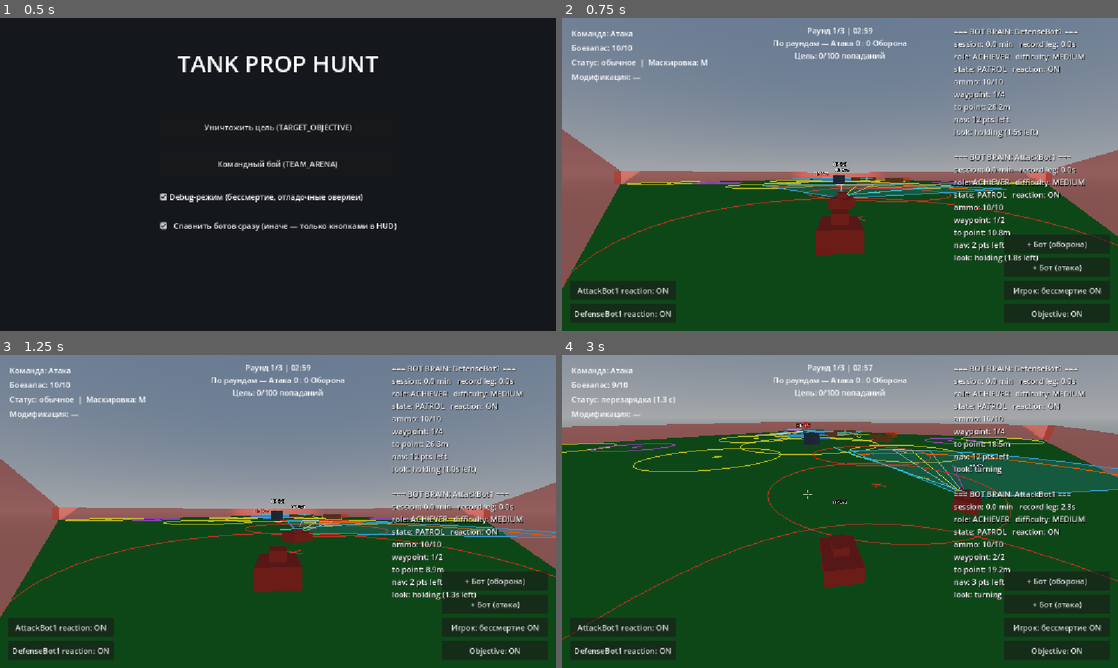
Above: before the commit, frames 1-4 (two rows, left to right).
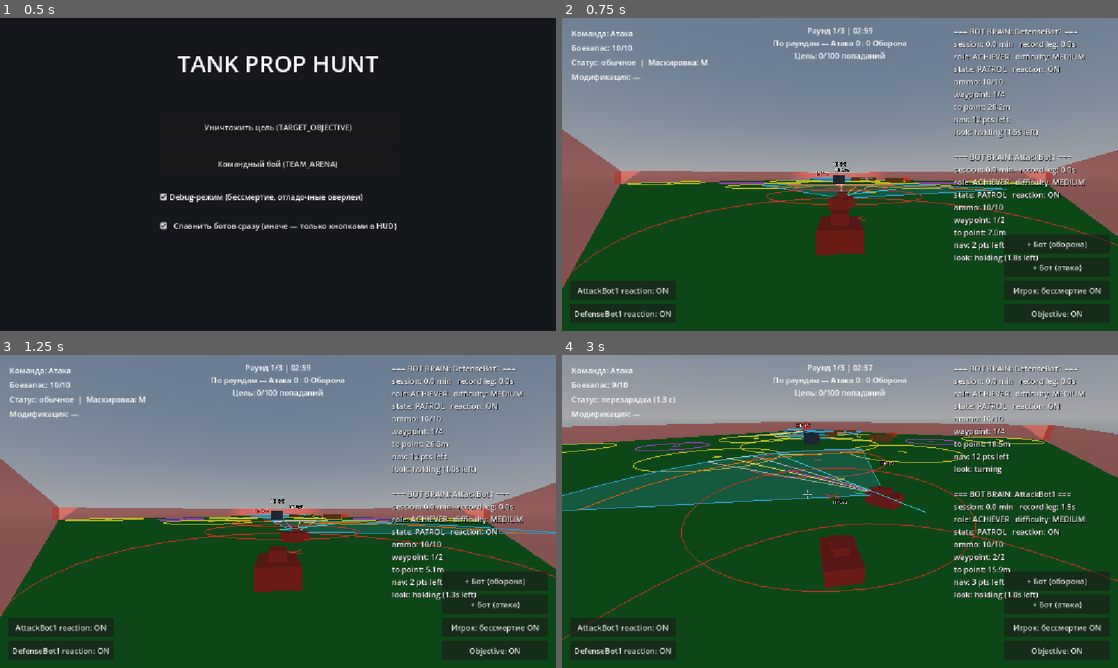
Above: after the commit, the same moments.

Repository: Imadakara/Tanks-Props
Game: Godot game, scene res://scenes/main_menu/MainMenu.tscn
Same seed, same stepped clock (60 frames per second), same inputs: the game is played once before the commit and once after it.
Inputs (mouse positions are in pixels of both pictures, inside the frame that each line leads up to):
- Up to frame 1 (0.5 s): no input
- Up to frame 2 (0.75 s): click "Уничтожить цель (TARGET_OBJEC…" at 0.5 s
- Up to frame 3 (1.25 s): no input
- Up to frame 4 (3 s): tap Enter at 1.25 s; move the mouse to (867, 511) at 1.27 s; press the mouse at (867, 511) at 1.28 s; hold W (move_forward) from 1.28 s (still down); move the mouse to (812, 511) at 2.02 s; release the mouse at (812, 511) at 2.03 s; tap M (toggle_disguise) at 2.1 s; move the mouse to (851, 505) at 2.77 s; tap 1 at 2.85 s

Frame 1 is identical in both runs. In frame 2, 0.6% of the frame differs, in the area x 23-81%, y 52-70%; in frame 3, 1.1%; in frame 4, 13%, in the area x 0-100%, y 26-79%.

Commit message:
wpt pos fix

Diff:
--- a/scenes/maps/TargetObjectiveMap.tscn
+++ b/scenes/maps/TargetObjectiveMap.tscn
@@ -142,12 +142,12 @@
 transform = Transform3D(1, 0, 0, 0, 1, 0, 0, 0, 1, 6, 0.625, -22.5)
 
 [node name="AttackWaypoint1" type="Node3D" parent="." unique_id=1592442195]
-transform = Transform3D(1, 0, 0, 0, 1, 0, 0, 0, 1, 21, 0, 16)
+transform = Transform3D(1, 0, 0, 0, 1, 0, 0, 0, 1, 19.686806, 0, 19.737545)
 script = ExtResource("8_execi")
 radius = 7.5
 
 [node name="AttackWaypoint2" type="Node3D" parent="." unique_id=487532425]
-transform = Transform3D(1, 0, 0, 0, 1, 0, 0, 0, 1, 14, 0, 4)
+transform = Transform3D(1, 0, 0, 0, 1, 0, 0, 0, 1, 11.373611, 0, 11.374084)
 script = ExtResource("8_execi")
 radius = 7.5
 
@@ -178,11 +178,11 @@
 transform = Transform3D(1, 0, 0, 0, 1, 0, 0, 0, 1, -28, 0, 28)
 
 [node name="MortarHideZone1" type="Node3D" parent="." unique_id=999888777]
-transform = Transform3D(1, 0, 0, 0, 1, 0, 0, 0, 1, 20, 0, -20)
+transform = Transform3D(1, 0, 0, 0, 1, 0, 0, 0, 1, 16.868546, 0, -16.565495)
 script = ExtResource("8_execi")
 radius = 5.0
 
 [node name="MortarHideZone2" type="Node3D" parent="." unique_id=999888778]
-transform = Transform3D(1, 0, 0, 0, 1, 0, 0, 0, 1, -20, 0, 20)
+transform = Transform3D(1, 0, 0, 0, 1, 0, 0, 0, 1, -16.161438, 0, 15.858389)
 script = ExtResource("8_execi")
 radius = 5.0
